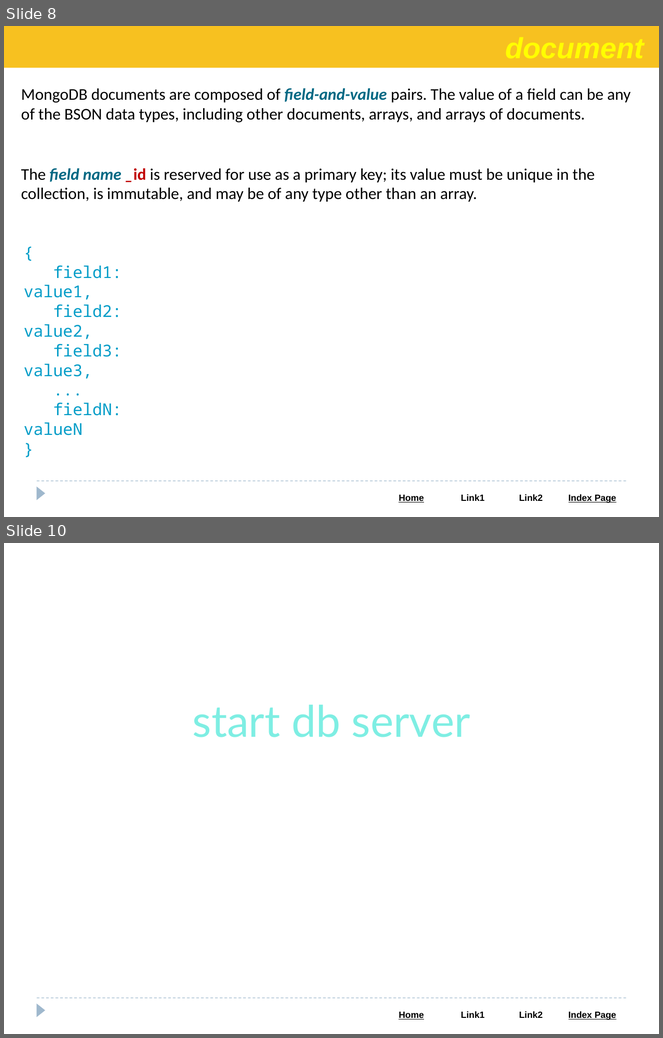
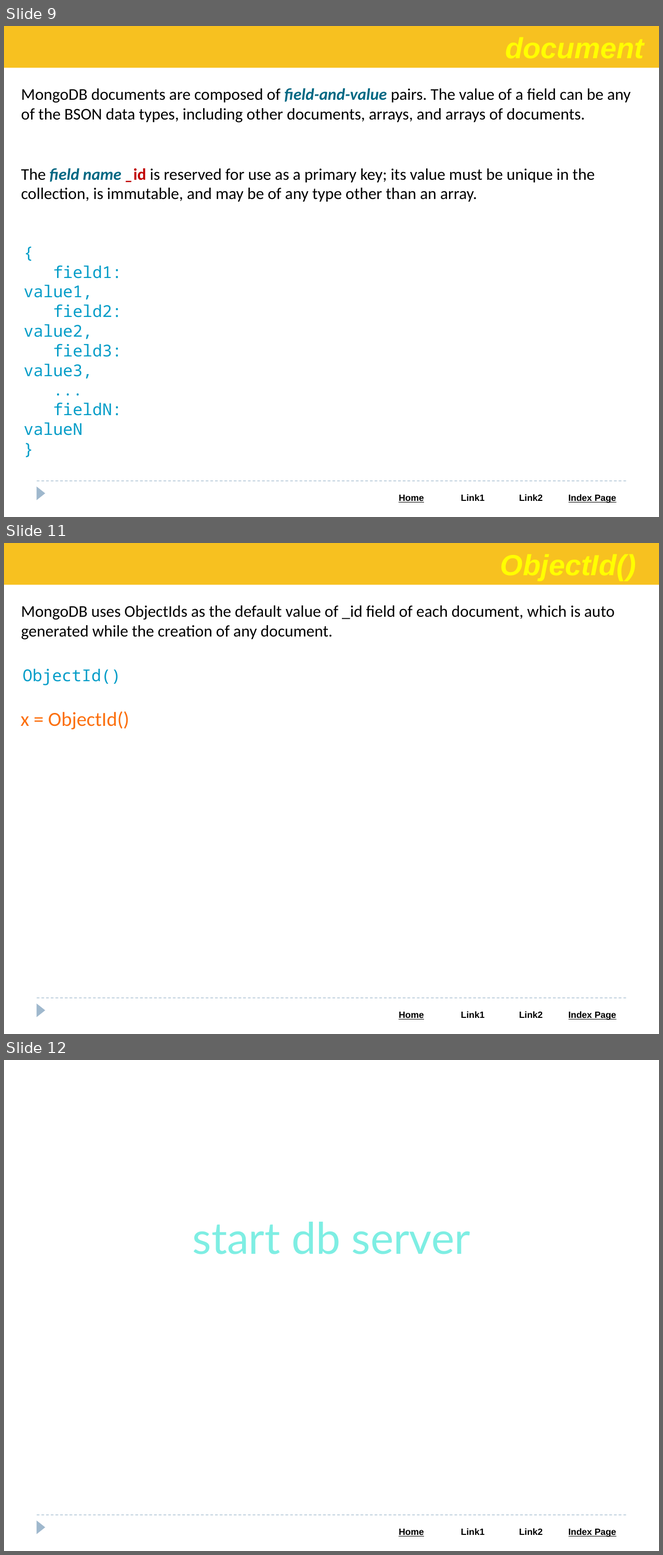
Before and after one commit to Saleel-Bagde/PPT-s, a slide deck: MongoDB PPT.pptx. Shown one above the other, each under a label of ours: slides 8 and 10 before the commit, slides 9, 11 and 12 after it; the slides between them are not shown. The pictures are 663x1038 and 663x1555 pixels, drawn with LibreOffice and Linux fonts; fonts in the diff are those of the drawing. Boxes give left, top, right and bottom in pixels: in the first picture for what was removed or moved away, otherwise in the second. Text is boxed around its words. In the diff, an @@ line names an element or a change of style, - is before the commit and + after.

```diff
--- a/MongoDB PPT.pptx
+++ b/MongoDB PPT.pptx
@@ slide 11 added at [4, 543, 659, 1034], background #FFFFFF; not listed: 3 template elements that a slide beside it also shows @@
@@ rectangle added at [4, 543, 659, 585], fill #F7C120 @@
@@ text added at [21, 605, 614, 640], 18 pt, text #000000 @@
+MongoDB uses ObjectIds as the default value of _id field of each document, which is auto generated while the creation of any document.
@@ text added at [23, 669, 121, 685], 18 pt, text #049DC8 @@
+ObjectId()
@@ text added at [21, 711, 129, 730], 22 pt, text #FC6F0D @@
+x = ObjectId()
@@ what was slide 8 is now slide 9 @@
@@ what was slide 10 is now slide 12 @@
```
Also in this commit, not shown: 3 other slides added.
